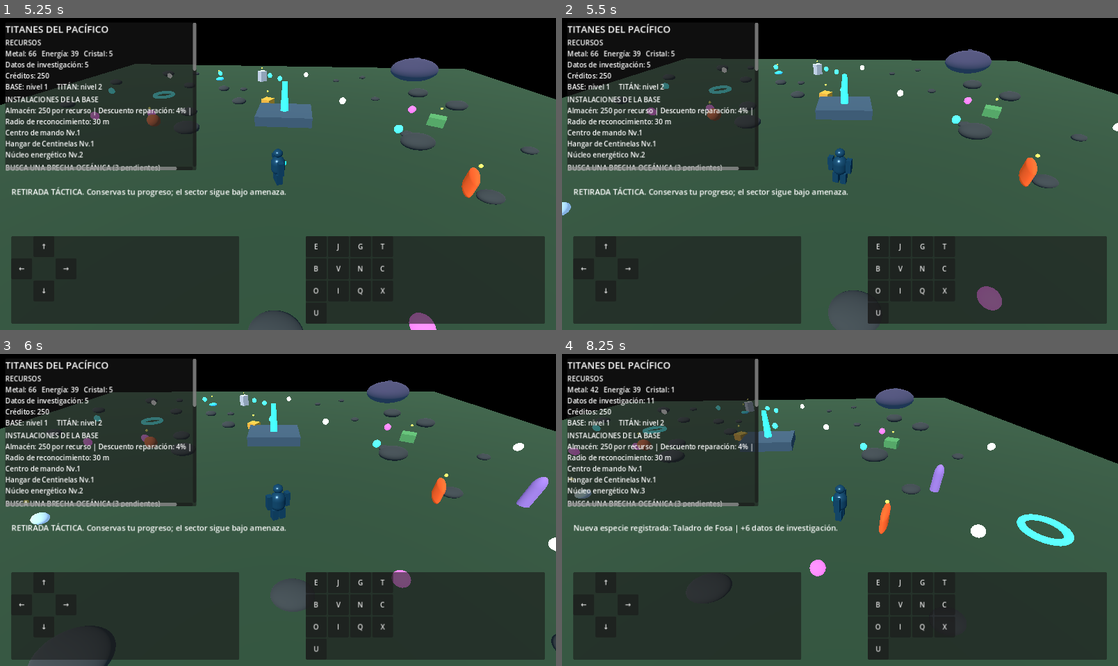
Above: before the commit, frames 1-4 (two rows, left to right).
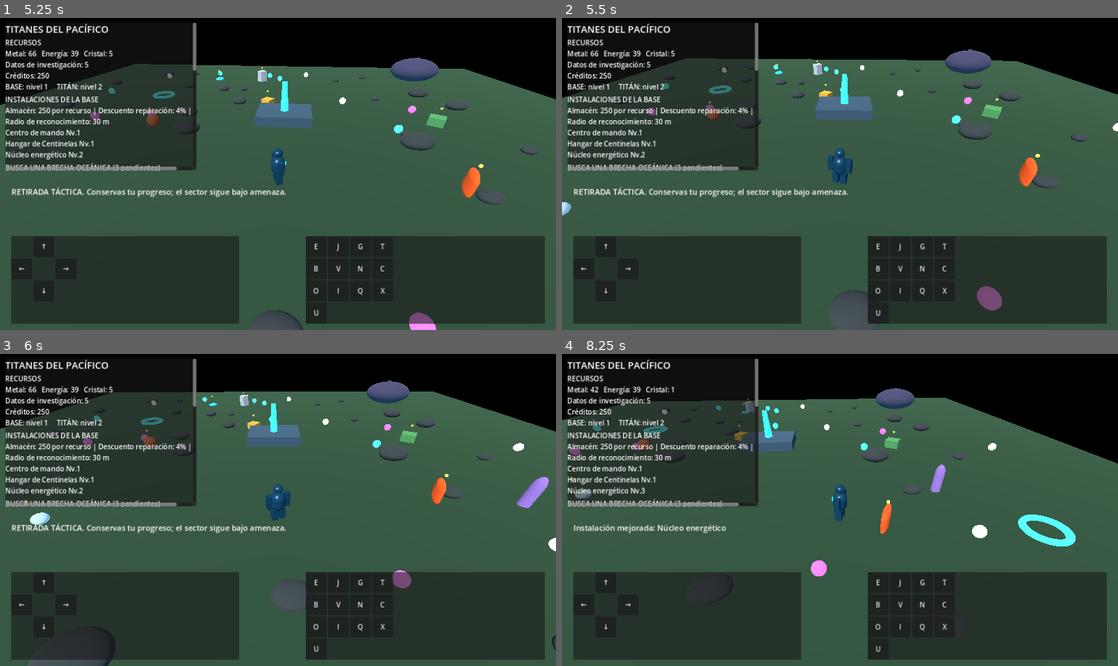
Above: after the commit, the same moments.

Repository: edwjacpinros2012-dev/Titanes-del-Pac-fico-
Game: Godot game, scene res://scenes/main.tscn
The game is run twice, just before and just after one commit, with the same random seed, the same clock (stepped at 60 frames per second) and the same inputs.
Inputs:
- Up to frame 1 (5.25 s): tap Enter at 0.5 s; hold D (move_right) 0.53-1.28 s; hold P (alliance_create) 0.53-1.28 s; hold S (move_back) 1.28-2.03 s; tap K (alliance_join) at 1.35 s; hold D (move_right) 2.03-2.78 s; hold V (base_select_next) 2.03-2.78 s; hold N (base_upgrade_selected) 2.78-3.53 s; tap E (collect) at 2.85 s; hold T (evolve_titan) 3.53-4.28 s; hold A (move_left) 3.53-5.03 s; tap J (kaiju_engage) at 4.35 s; hold S (move_back) from 5.03 s (still down); hold G (kaiju_retreat) from 5.03 s (still down)
- Up to frame 2 (5.5 s): keep holding S (move_back); keep holding G (kaiju_retreat)
- Up to frame 3 (6 s): release S (move_back) at 5.78 s; release G (kaiju_retreat) at 5.78 s; hold D (move_right) from 5.78 s (still down); tap 3 (market_buy_crystal) at 5.85 s
- Up to frame 4 (8.25 s): release D (move_right) at 6.53 s; hold N (base_upgrade_selected) 6.53-7.28 s; hold 2 (market_buy_energy) 6.53-7.28 s; hold D (move_right) 7.28-8.03 s; tap 1 (market_buy_metal) at 7.35 s; hold S (move_back) from 8.03 s (still down); hold 6 (market_sell_crystal) from 8.03 s (still down)

Frame 1 is identical in both runs. In frame 2, less than 0.1% of the frame differs, in the area x 1-100%, y 10-94%; in frame 3, 0.2%; in frame 4, 1.0%, in the area x 0-100%, y 11-72%.

Commit message:
Scale Titan mobility from persistent subsystem condition

Diff:
--- a/scripts/titans/titan_controller.gd
+++ b/scripts/titans/titan_controller.gd
@@ -8,6 +8,7 @@
 var input_enabled := true
 var sync_multiplier: float = 1.0
 var research_speed_multiplier: float = 1.0
+var damage_speed_multiplier: float = 1.0
 
 func _ready() -> void:
 	_ensure_action("move_left", KEY_A)
@@ -33,7 +34,7 @@
 		var input_vector := Input.get_vector("move_left", "move_right", "move_forward", "move_back")
 		var direction := Vector3(input_vector.x, 0.0, input_vector.y).normalized()
 		var base_speed := stats.move_speed if stats else 7.0
-		var speed := base_speed * sync_multiplier * research_speed_multiplier
+		var speed := base_speed * sync_multiplier * research_speed_multiplier * damage_speed_multiplier
 		velocity.x = move_toward(velocity.x, direction.x * speed, acceleration * delta)
 		velocity.z = move_toward(velocity.z, direction.z * speed, acceleration * delta)
 	if not is_on_floor():
